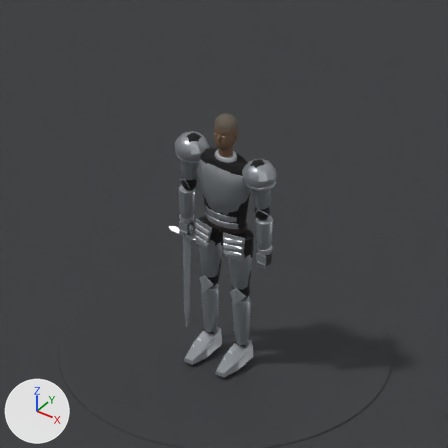
A saved change to the Blender file assets/characters/knight3d/knight_batch1.blend.
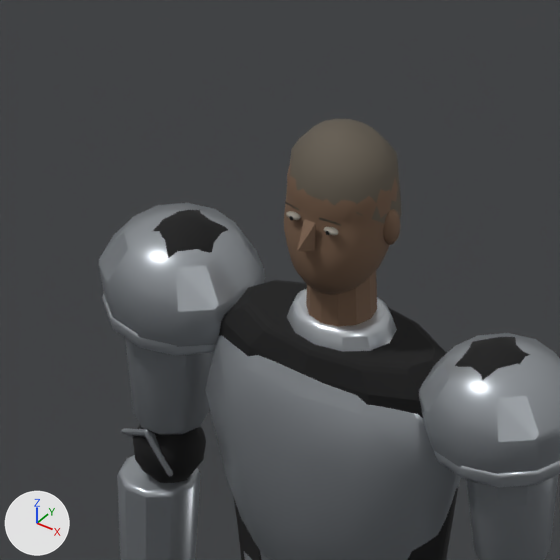
Each version appears first from the file's camera 'presentation camera', and next in a close-up on the part from 34% to 61% of the width and 20% to 46% of the height. The lights are fixed; the arrows at lower left show +X, +Y and +Z. The last two pictures show the newer version.

In view in the first close-up: 'Knight | single skinned low-poly mesh', 'studio ground'.
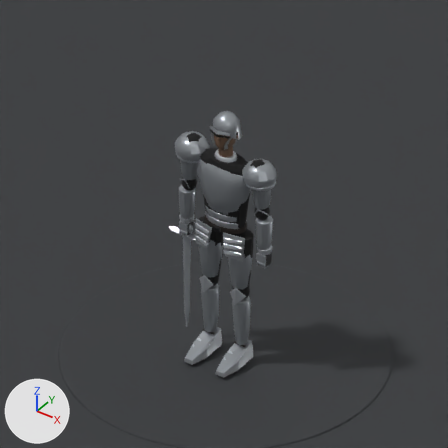
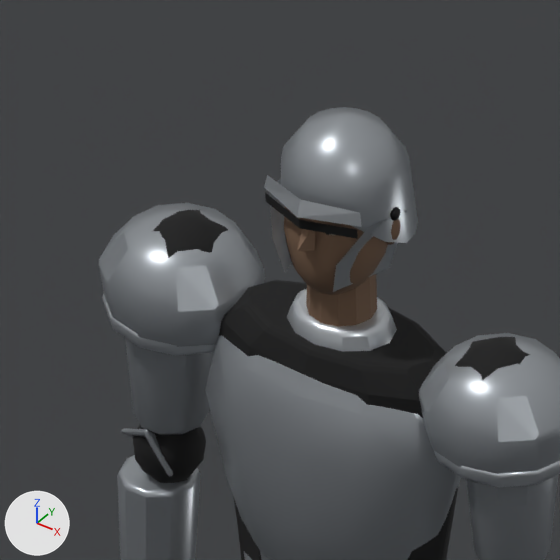
Location of each change, (x1, y1, x2, y2) in pixels of the close-ups (560 x 560 px):
'Knight | single skinned low-poly mesh', reshaped: before (98, 119, 560, 560); after (98, 107, 560, 560)
part 1 of me_padded_fitted_torso, added: after (390, 207, 401, 220)
part 2 of me_padded_fitted_torso, rebuilt (22% wider, 30% taller): before (289, 119, 402, 223); after (280, 107, 418, 243)
part 3 of me_padded_fitted_torso, added: after (264, 175, 408, 292)

The change, as a diff of the scene's bpy script:
```diff
--- a/assets/characters/knight3d/knight_batch1.blend.py
+++ b/assets/characters/knight3d/knight_batch1.blend.py
@@ me_padded_fitted_torso @@
 # verts and faces of me_padded_fitted_torso; kept vertices keep their numbers, new ones are numbered from 4901
-me_padded_fitted_torso.from_pydata(...)  # 4901 vertices, 4853 faces; spans x -0.66..0.56, y -0.35..0.17, z 0.03..2.71
+me_padded_fitted_torso.from_pydata(...)  # 5055 vertices, 4998 faces; spans x -0.66..0.56, y -0.35..0.17, z 0.03..2.73
+# me_padded_fitted_torso part 1: a new loose piece, a UV sphere (8 segments, 8 rings, poles along z) spanning x 0.124..0.14, y -0.016..0.012, z 2.553..2.581, in mat_knight___single_palette_material
+# me_padded_fitted_torso part 2: the loose piece of 64 vertices spanning x -0.12..0.12, y -0.1..0.12, z 2.53..2.71 is rebuilt with 80 vertices and now spans x -0.13..0.13, y -0.11..0.16, z 2.47..2.73
+# me_padded_fitted_torso part 3
+verts[4901] = (-0.11, -0.1, 2.56)  # pixel (265, 201)
+verts[4902] = (0.0, -0.14, 2.56)  # pixel (299, 228)
+verts[4903] = (0.11, -0.1, 2.56)  # pixel (357, 238)
+for new, old in zip([4904, 4905, 4906], [4901, 4902, 4903]): verts[new] = verts[old] + (0.0, 0.0, 0.02)
+verts[4907] = (-0.12, -0.1, 2.58)  # pixel (264, 187)
+verts[4908] = (0.0, -0.15, 2.59)  # pixel (296, 217)
+verts[4909] = (0.12, -0.1, 2.58)  # pixel (361, 226)
+verts[4910] = (0.11, -0.09, 2.61)  # pixel (360, 212)
+verts[4911] = (0.0, -0.14, 2.63)  # pixel (300, 199)
+verts[4912] = (-0.11, -0.09, 2.61)  # pixel (267, 175)
+verts[4913] = (-0.12, -0.08, 2.57)
+verts[4914] = (-0.13, 0.04, 2.56)
+verts[4915] = (-0.1, 0.03, 2.41)
+verts[4916] = (-0.06, -0.11, 2.41)  # pixel (285, 272)
+verts[4917] = (-0.08, -0.13, 2.49)  # pixel (272, 240)
+verts[4918] = (0.12, -0.08, 2.57)  # pixel (368, 227)
+verts[4919] = (0.13, 0.04, 2.56)  # pixel (407, 209)
+verts[4920] = (0.1, 0.03, 2.41)  # pixel (389, 267)
+verts[4921] = (0.06, -0.11, 2.41)  # pixel (332, 292)
+verts[4922] = (0.08, -0.13, 2.49)  # pixel (335, 265)
+faces += [(4901, 4902, 4905, 4904), (4902, 4903, 4906, 4905), (4907, 4908, 4911, 4912), (4908, 4909, 4910, 4911), (4913, 4914, 4915, 4916, 4917), (4918, 4919, 4920, 4921, 4922)]
+# other edits to the shape of me_padded_fitted_torso do not show in these pictures
 me_padded_fitted_torso.materials.append(mat_knight___single_palette_material)
```
